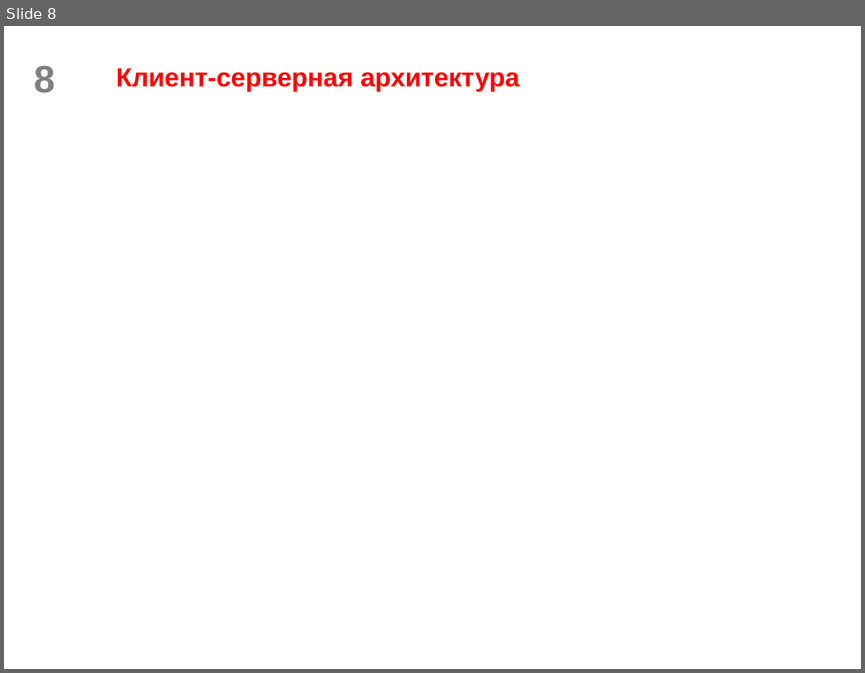
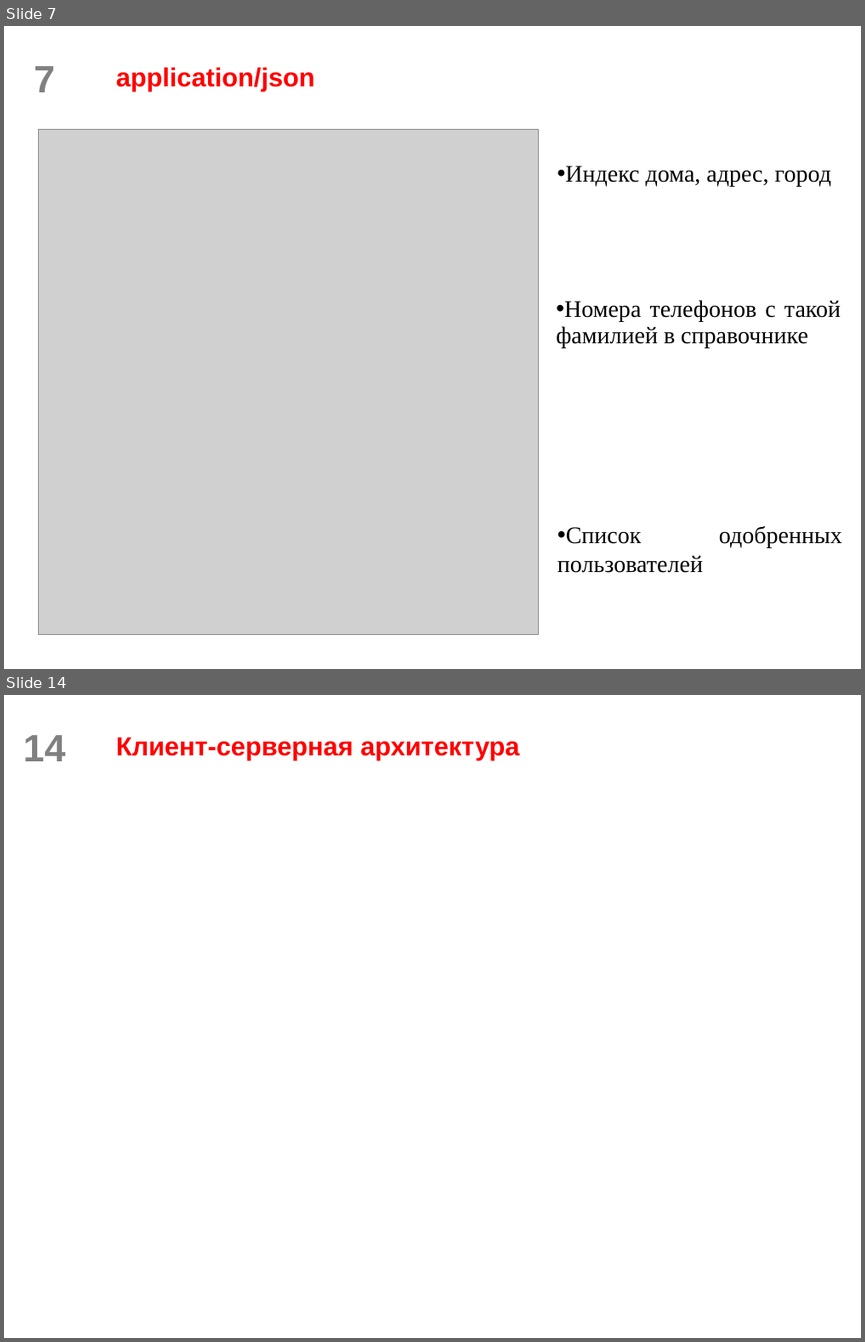
Before and after one commit to scareme/web_flask, a slide deck: Разработка веб-сервисов. Часть 1.pptx. Shown one above the other, each under a label of ours: slide 8 before the commit, slides 7 and 14 after it; the slides between them are not shown. The pictures are 865x673 and 865x1342 pixels, drawn with LibreOffice and Linux fonts; fonts in the diff are those of the drawing; grey boxes stand for pictures; background and template pictures are left out. Boxes give left, top, right and bottom in pixels: in the first picture for what was removed or moved away, otherwise in the second. Text is boxed around its words. In the diff, an @@ line names an element or a change of style, - is before the commit and + after.

```diff
--- a/Разработка веб-сервисов. Часть 1.pptx
+++ b/Разработка веб-сервисов. Часть 1.pptx
@@ slide 7 added at [4, 26, 861, 669], background picture (left out); not listed: 1 template element that a slide beside it also shows @@
@@ title added at [116, 67, 315, 91], 22 pt, text #FF0000, bold @@
+application/json
@@ picture added at [38, 129, 538, 634] @@
@@ text added at [565, 165, 831, 186], 20 pt, text #000000 @@
+• Индекс дома, адрес, город
@@ text added at [556, 300, 840, 347], 20 pt, text #000000 @@
+• Номера телефонов с такой фамилией в справочнике
@@ text added at [557, 526, 842, 573], 20 pt, text #000000 @@
+• Список одобренных пользователей
@@ what was slide 8 is now slide 14 @@
@@ page number at [24, 735, 66, 761]: text changed @@
-8
+14
```
Also in this commit, not shown: 4 slides changed, 10 other slides added, 3 slides removed, 4 other files.
